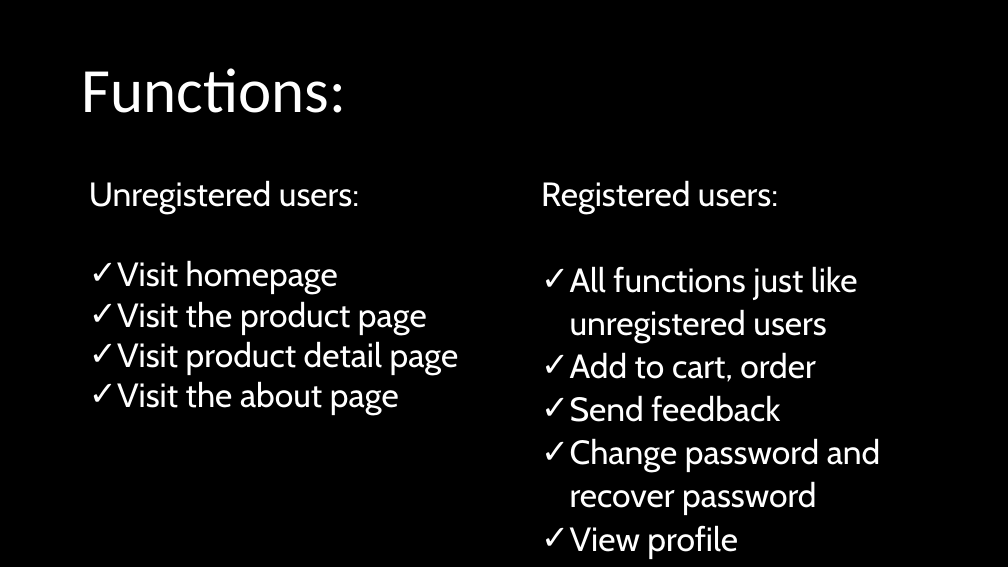
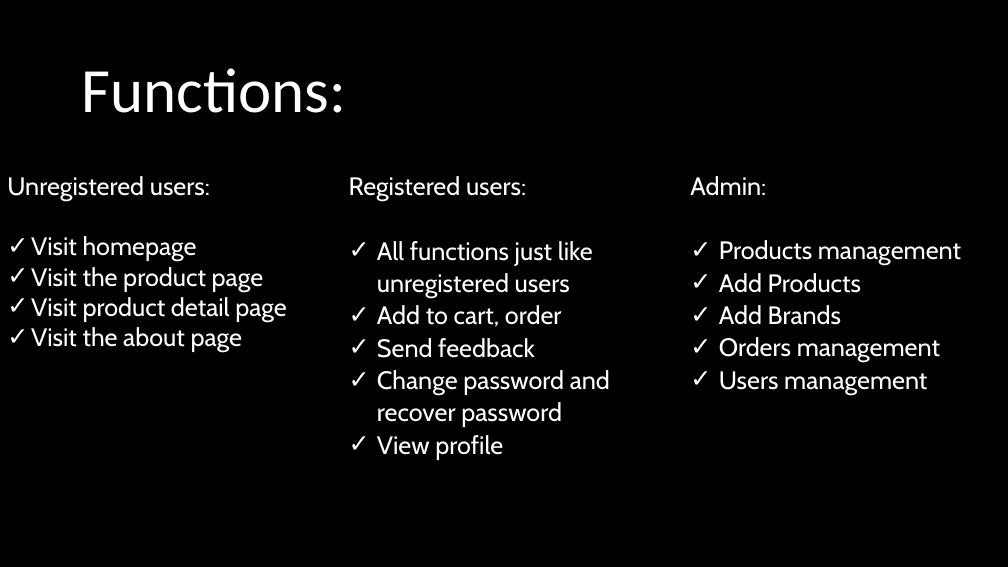
Before and after one commit to ng-hoangnam/E-PROJECT-1, a slide deck: slide 5 of document/ChicLighting.pptx. Drawn at 1008x567 pixels with LibreOffice and Linux fonts; fonts in the diff are those of the drawing; background and template pictures are left out. Boxes give left, top, right and bottom in pixels: in the first picture for what was removed or moved away, otherwise in the second. Text is boxed around its words. In the diff, an @@ line names an element or a change of style, - is before the commit and + after.

Commit message:
update slide

```diff
--- a/document/ChicLighting.pptx
+++ b/document/ChicLighting.pptx
@@ text "Unregistered users:": place and size @@
-text "Unregistered users:" at (89, 180, 459, 415)
+text "Unregistered users:" at (7, 176, 287, 352)
@@ text "Unregistered users:" at (7, 176, 287, 352): size 32 to 24 pt @@
@@ text "Registered users:" at (349, 176, 610, 460): size 32 to 24 pt @@
@@ text "Registered users:": place and size @@
-text "Registered users:" at (541, 180, 881, 559)
+text "Registered users:" at (349, 176, 610, 460)
@@ text added at (690, 176, 961, 395), 24 pt, text #FFFFFF @@
+Admin:
+✓ Products management
+✓ Add Products
+✓ Add Brands
+✓ Orders management
+✓ Users management
```
Also in this commit, not shown: 1 slide added, 3 other files.
